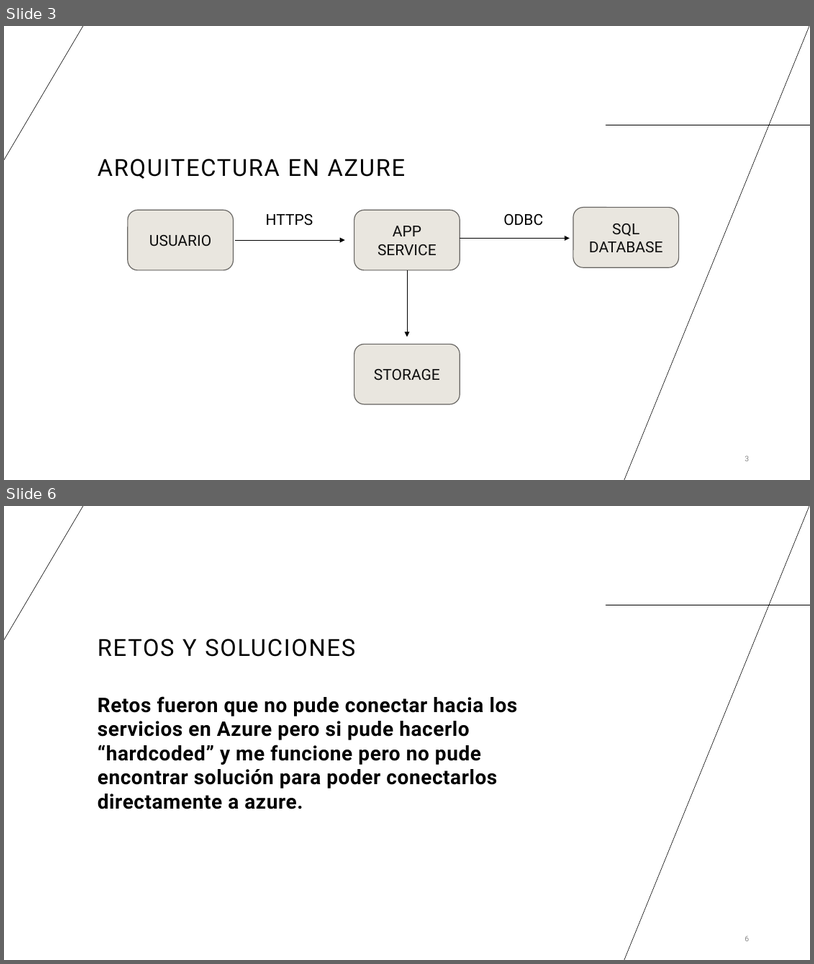
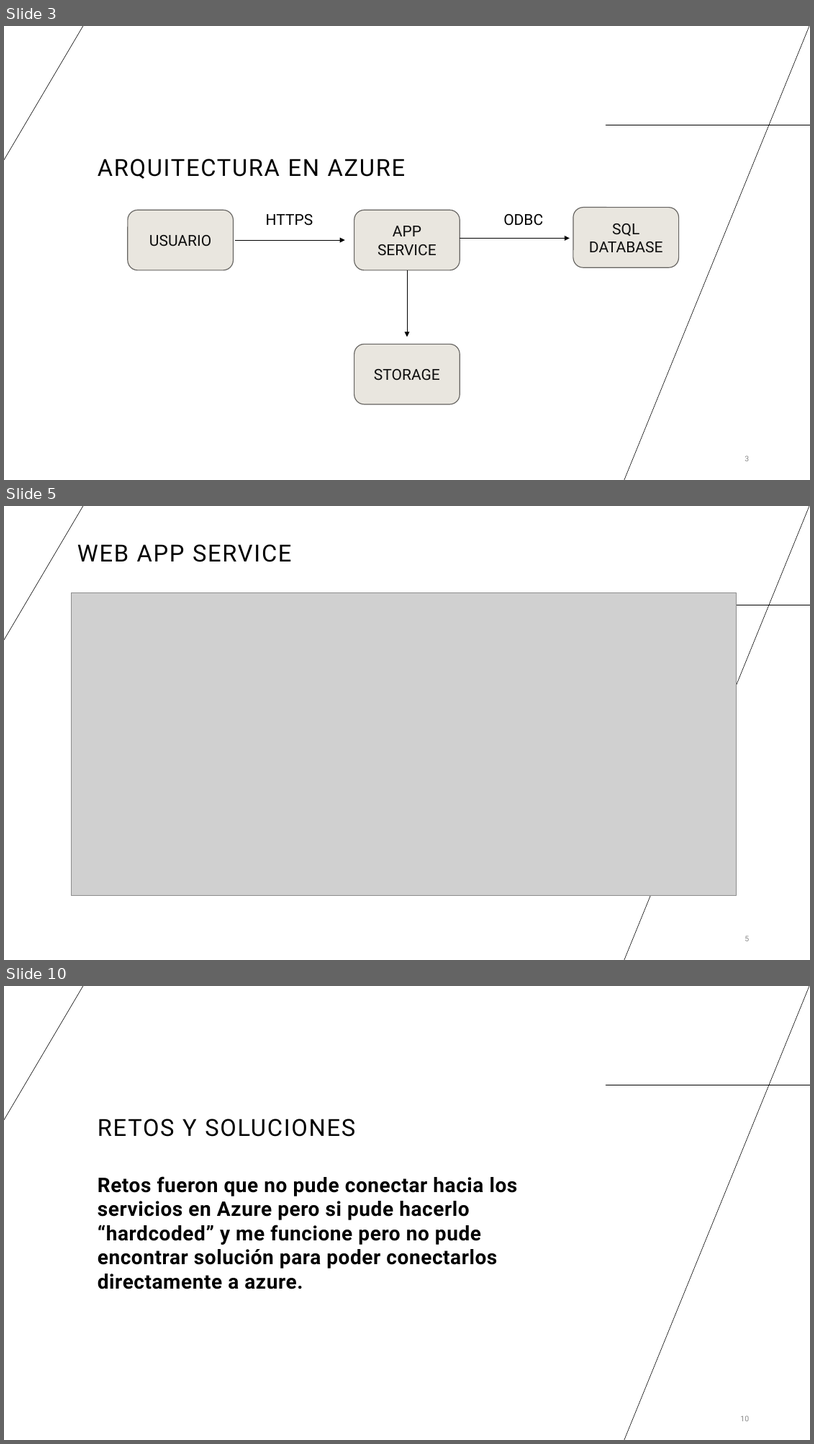
Before and after one commit to XavierJ4/COMP4260, a slide deck: FinalProject-Cloud.pptx. Shown one above the other, each under a label of ours: slides 3 and 6 before the commit, slides 3, 5 and 10 after it; the slides between them are not shown. The pictures are 814x964 and 814x1444 pixels, drawn with LibreOffice and Linux fonts; fonts in the diff are those of the drawing; grey boxes stand for pictures. Boxes give left, top, right and bottom in pixels: in the first picture for what was removed or moved away, otherwise in the second. Text is boxed around its words. In the diff, an @@ line names an element or a change of style, - is before the commit and + after.

```diff
--- a/FinalProject-Cloud.pptx
+++ b/FinalProject-Cloud.pptx
@@ slide 5 added at (x1=4, y1=506, x2=810, y2=960), background #FFFFFF; not listed: 3 template elements that a slide beside it also shows @@
@@ title added at (x1=77, y1=544, x2=291, y2=562), 28 pt, text #000000 @@
+WEB APP SERVICE
@@ picture added at (x1=71, y1=593, x2=736, y2=896) @@
@@ page number added at (x1=745, y1=935, x2=749, y2=941), 9 pt, text #8C8C8C @@
+5
@@ what was slide 6 is now slide 10 @@
@@ page number at (x1=741, y1=1415, x2=749, y2=1421): text changed @@
-6
+10
```
Also in this commit, not shown: 3 slides changed, 3 other slides added.
